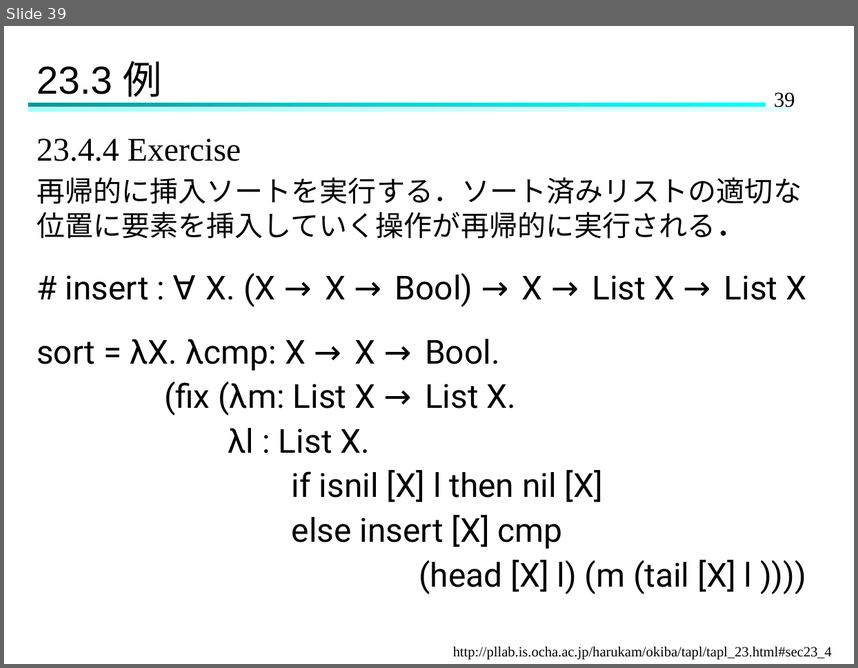
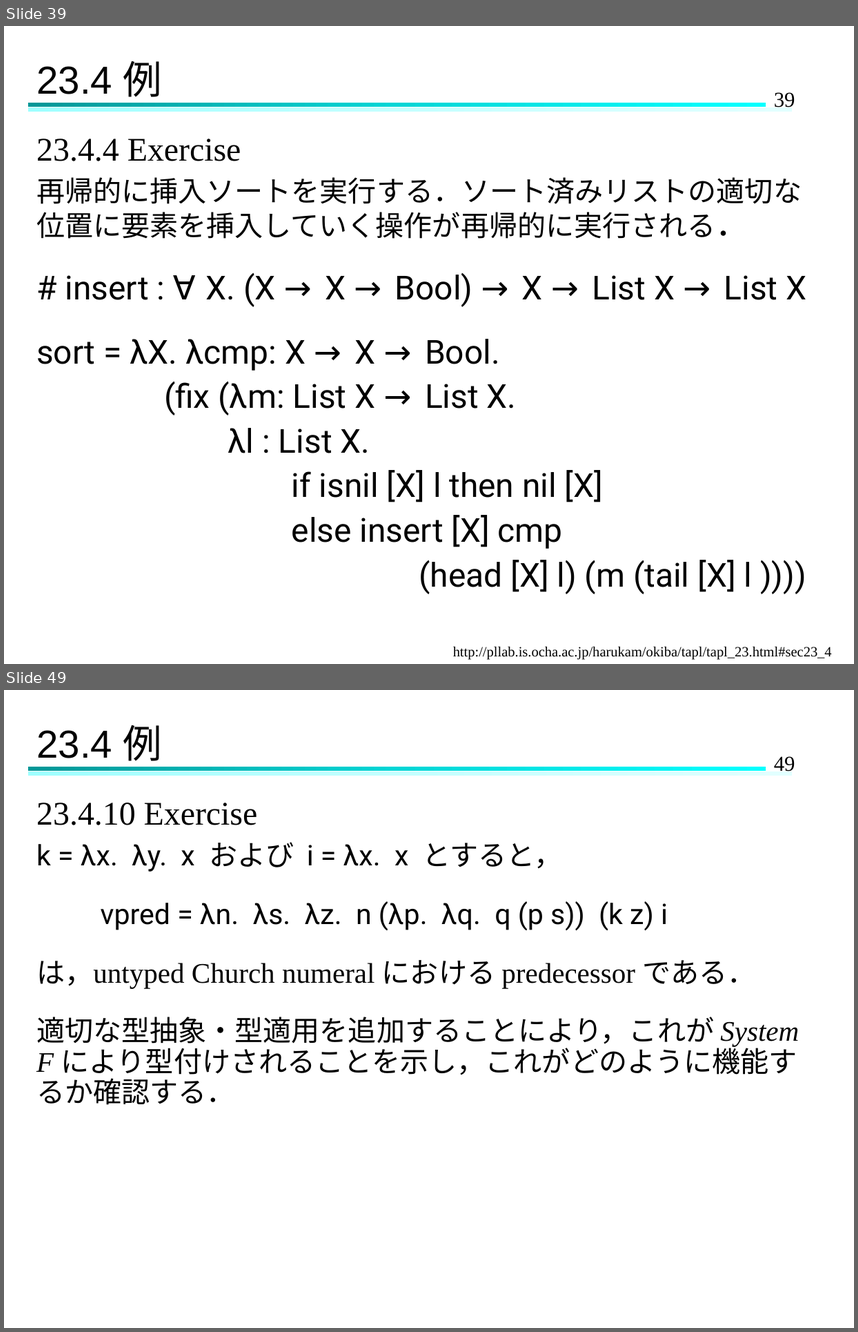
Before and after one commit to Hinata-Mikami/HinataMikami, a slide deck: 研究室関連/TAPL/TAPL-23.pptx. Shown one above the other, each under a label of ours: slide 39 before the commit, slides 39 and 49 after it; the slides between them are not shown. The pictures are 858x668 and 858x1332 pixels, drawn with LibreOffice and Linux fonts; fonts in the diff are those of the drawing. Boxes give left, top, right and bottom in pixels: in the first picture for what was removed or moved away, otherwise in the second. Text is boxed around its words. In the diff, an @@ line names an element or a change of style, - is before the commit and + after.

```diff
--- a/研究室関連/TAPL/TAPL-23.pptx
+++ b/研究室関連/TAPL/TAPL-23.pptx
@@ slide 49 added at (4, 690, 854, 1328), background #FFFFFF; not listed: 3 template elements that a slide beside it also shows @@
@@ title added at (36, 725, 162, 768), 33 pt, text #000000 @@
+23.4 例
@@ text added at (36, 802, 799, 1105), 24 pt, text #000000 @@
+23.4.10 Exercise
+k = λx. λy. x および i = λx. x とすると，
+vpred = λn. λs. λz. n (λp. λq. q (p s)) (k z) i
+は，untyped Church numeral における predecessor である．
+適切な型抽象・型適用を追加することにより，これが System F により型付けされることを示し，これがどのように機能するか確認する．
@@ slide 39 changed as well @@
@@ title at (36, 61, 162, 104): text changed @@
-23.3 例
+23.4 例
```
Also in this commit, not shown: 15 other slides changed, 10 other slides added.
